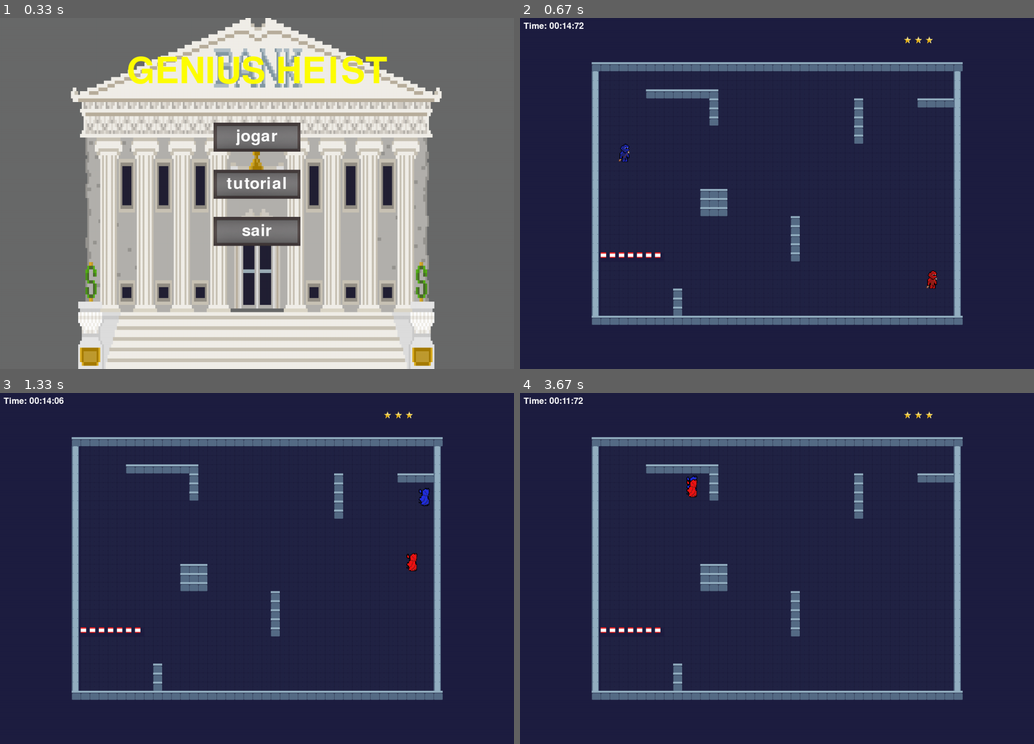
Above: before the commit, frames 1-4 (two rows, left to right).
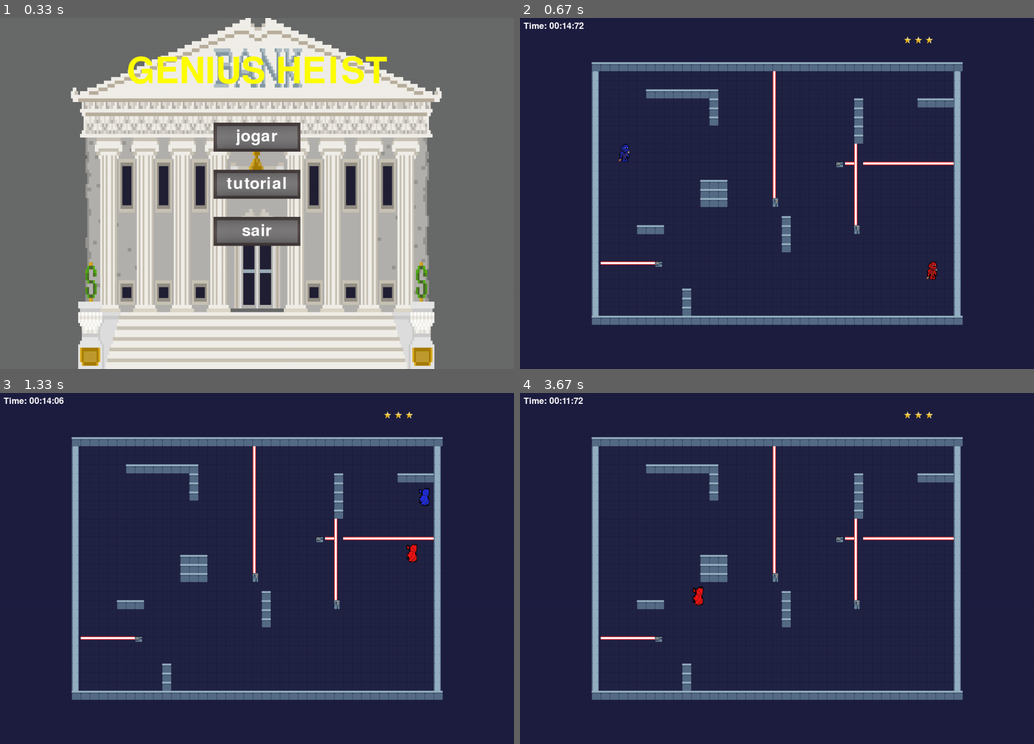
Above: after the commit, the same moments.

Repository: insper-classroom/devlife-23-1-projeto-pygame-gustavoc_sarti
Game: pygame game, started from main.py
The game is run twice, just before and just after one commit, with the same random seed, the same clock (stepped at 60 frames per second) and the same inputs.
Inputs (mouse positions are in pixels of both pictures, inside the frame that each line leads up to):
- Up to frame 1 (0.33 s): no input
- Up to frame 2 (0.67 s): click "jogar" at 0.38 s
- Up to frame 3 (1.33 s): hold Right 0.67-1.13 s; move the mouse to (236, 582) at 0.7 s; hold Up from 1.17 s (still down); hold W from 1.17 s (still down)
- Up to frame 4 (3.67 s): release Up at 1.47 s; release W at 1.47 s; hold Right 1.5-1.97 s; hold D 1.5-1.97 s; hold Left 2-2.53 s; hold A 2-2.53 s; hold Down 2.57-2.87 s; hold S 2.57-2.87 s; hold Left 2.9-3.3 s; hold A 2.9-3.3 s; hold Up from 3.33 s (still down); hold W from 3.33 s (still down)

Frame 1 is identical in both runs. In frame 2, 2.2% of the frame differs, in the area x 15-85%, y 15-85%; in frame 3, 2.2%; in frame 4, 2.3%.

Commit message:
lasers orientados

Diff:
--- a/config.py
+++ b/config.py
@@ -15,32 +15,32 @@
 
 MAP = [
     ['X','X','X','X','X','X','X','X','X','X','X','X','X','X','X','X','X','X','X','X','X','X','X','X','X','X','X','X','X','X','X','X','X','X','X','X','X','X','X','X','X'],
+    ['S',' ',' ',' ',' ',' ',' ',' ',' ',' ',' ',' ',' ',' ',' ',' ',' ',' ',' ',' ','I',' ',' ',' ',' ',' ',' ',' ',' ',' ',' ',' ',' ',' ',' ',' ',' ',' ',' ',' ','S'],
+    ['S',' ',' ',' ',' ',' ',' ',' ',' ',' ',' ',' ',' ',' ',' ',' ',' ',' ',' ',' ','I',' ',' ',' ',' ',' ',' ',' ',' ',' ',' ',' ',' ',' ',' ',' ',' ',' ',' ',' ','S'],
+    ['S',' ',' ',' ',' ',' ','X','X','X','X','X','X','X','X',' ',' ',' ',' ',' ',' ','I',' ',' ',' ',' ',' ',' ',' ',' ',' ',' ',' ',' ',' ',' ',' ',' ',' ',' ',' ','S'],
+    ['S',' ',' ',' ',' ',' ',' ',' ',' ',' ',' ',' ',' ','X',' ',' ',' ',' ',' ',' ','I',' ',' ',' ',' ',' ',' ',' ',' ','X',' ',' ',' ',' ',' ',' ','X','X','X','X','S'],
+    ['S',' ',' ',' ',' ',' ',' ',' ',' ',' ',' ',' ',' ','X',' ',' ',' ',' ',' ',' ','I',' ',' ',' ',' ',' ',' ',' ',' ','X',' ',' ',' ',' ',' ',' ',' ',' ',' ',' ','S'],
+    ['S',' ',' ',' ',' ',' ',' ',' ',' ',' ',' ',' ',' ','X',' ',' ',' ',' ',' ',' ','I',' ',' ',' ',' ',' ',' ',' ',' ','X',' ',' ',' ',' ',' ',' ',' ',' ',' ',' ','S'],
+    ['S',' ',' ',' ',' ',' ',' ',' ',' ',' ',' ',' ',' ',' ',' ',' ',' ',' ',' ',' ','I',' ',' ',' ',' ',' ',' ',' ',' ','X',' ',' ',' ',' ',' ',' ',' ',' ',' ',' ','S'],
+    ['S',' ',' ',' ',' ',' ',' ',' ',' ',' ',' ',' ',' ',' ',' ',' ',' ',' ',' ',' ','I',' ',' ',' ',' ',' ',' ',' ',' ','X',' ',' ',' ',' ',' ',' ',' ',' ',' ',' ','S'],
+    ['S',' ',' ','1',' ',' ',' ',' ',' ',' ',' ',' ',' ',' ',' ',' ',' ',' ',' ',' ','I',' ',' ',' ',' ',' ',' ',' ',' ','I',' ',' ',' ',' ',' ',' ',' ',' ',' ',' ','S'],
+    ['S',' ',' ',' ',' ',' ',' ',' ',' ',' ',' ',' ',' ',' ',' ',' ',' ',' ',' ',' ','I',' ',' ',' ',' ',' ',' ',' ',' ','I',' ',' ',' ',' ',' ',' ',' ',' ',' ',' ','S'],
+    ['S',' ',' ',' ',' ',' ',' ',' ',' ',' ',' ',' ',' ',' ',' ',' ',' ',' ',' ',' ','I',' ',' ',' ',' ',' ',' ','8','-','I','-','-','-','-','-','-','-','-','-','-','S'],
+    ['S',' ',' ',' ',' ',' ',' ',' ',' ',' ',' ',' ',' ',' ',' ',' ',' ',' ',' ',' ','I',' ',' ',' ',' ',' ',' ',' ',' ','I',' ',' ',' ',' ',' ',' ',' ',' ',' ',' ','S'],
+    ['S',' ',' ',' ',' ',' ',' ',' ',' ',' ',' ',' ','X','X','X',' ',' ',' ',' ',' ','I',' ',' ',' ',' ',' ',' ',' ',' ','I',' ',' ',' ',' ',' ',' ',' ',' ',' ',' ','S'],
+    ['S',' ',' ',' ',' ',' ',' ',' ',' ',' ',' ',' ','X','X','X',' ',' ',' ',' ',' ','I',' ',' ',' ',' ',' ',' ',' ',' ','I',' ',' ',' ',' ',' ',' ',' ',' ',' ',' ','S'],
+    ['S',' ',' ',' ',' ',' ',' ',' ',' ',' ',' ',' ','X','X','X',' ',' ',' ',' ',' ','L',' ',' ',' ',' ',' ',' ',' ',' ','I',' ',' ',' ',' ',' ',' ',' ',' ',' ',' ','S'],
+    ['S',' ',' ',' ',' ',' ',' ',' ',' ',' ',' ',' ',' ',' ',' ',' ',' ',' ',' ',' ',' ',' ',' ',' ',' ',' ',' ',' ',' ','I',' ',' ',' ',' ',' ',' ',' ',' ',' ',' ','S'],
+    ['S',' ',' ',' ',' ',' ',' ',' ',' ',' ',' ',' ',' ',' ',' ',' ',' ',' ',' ',' ',' ','X',' ',' ',' ',' ',' ',' ',' ','I',' ',' ',' ',' ',' ',' ',' ',' ',' ',' ','S'],
+    ['S',' ',' ',' ',' ','X','X','X',' ',' ',' ',' ',' ',' ',' ',' ',' ',' ',' ',' ',' ','X',' ',' ',' ',' ',' ',' ',' ','L',' ',' ',' ',' ',' ',' ',' ',' ',' ',' ','S'],
+    ['S',' ',' ',' ',' ',' ',' ',' ',' ',' ',' ',' ',' ',' ',' ',' ',' ',' ',' ',' ',' ','X',' ',' ',' ',' ',' ',' ',' ',' ',' ',' ',' ',' ',' ',' ',' ',' ',' ',' ','S'],
+    ['S',' ',' ',' ',' ',' ',' ',' ',' ',' ',' ',' ',' ',' ',' ',' ',' ',' ',' ',' ',' ','X',' ',' ',' ',' ',' ',' ',' ',' ',' ',' ',' ',' ',' ',' ',' ',' ',' ',' ','S'],
+    ['S',' ',' ',' ',' ',' ',' ',' ',' ',' ',' ',' ',' ',' ',' ',' ',' ',' ',' ',' ',' ',' ',' ',' ',' ',' ',' ',' ',' ',' ',' ',' ',' ',' ',' ',' ',' ',' ',' ',' ','S'],
+    ['S','-','-','-','-','-','-','8',' ',' ',' ',' ',' ',' ',' ',' ',' ',' ',' ',' ',' ',' ',' ',' ',' ',' ',' ',' ',' ',' ',' ',' ',' ',' ',' ',' ',' ','2',' ',' ','S'],
     ['S',' ',' ',' ',' ',' ',' ',' ',' ',' ',' ',' ',' ',' ',' ',' ',' ',' ',' ',' ',' ',' ',' ',' ',' ',' ',' ',' ',' ',' ',' ',' ',' ',' ',' ',' ',' ',' ',' ',' ','S'],
     ['S',' ',' ',' ',' ',' ',' ',' ',' ',' ',' ',' ',' ',' ',' ',' ',' ',' ',' ',' ',' ',' ',' ',' ',' ',' ',' ',' ',' ',' ',' ',' ',' ',' ',' ',' ',' ',' ',' ',' ','S'],
-    ['S',' ',' ',' ',' ',' ','X','X','X','X','X','X','X','X',' ',' ',' ',' ',' ',' ',' ',' ',' ',' ',' ',' ',' ',' ',' ',' ',' ',' ',' ',' ',' ',' ',' ',' ',' ',' ','S'],
-    ['S',' ',' ',' ',' ',' ',' ',' ',' ',' ',' ',' ',' ','X',' ',' ',' ',' ',' ',' ',' ',' ',' ',' ',' ',' ',' ',' ',' ','X',' ',' ',' ',' ',' ',' ','X','X','X','X','S'],
-    ['S',' ',' ',' ',' ',' ',' ',' ',' ',' ',' ',' ',' ','X',' ',' ',' ',' ',' ',' ',' ',' ',' ',' ',' ',' ',' ',' ',' ','X',' ',' ',' ',' ',' ',' ',' ',' ',' ',' ','S'],
-    ['S',' ',' ',' ',' ',' ',' ',' ',' ',' ',' ',' ',' ','X',' ',' ',' ',' ',' ',' ',' ',' ',' ',' ',' ',' ',' ',' ',' ','X',' ',' ',' ',' ',' ',' ',' ',' ',' ',' ','S'],
-    ['S',' ',' ',' ',' ',' ',' ',' ',' ',' ',' ',' ',' ',' ',' ',' ',' ',' ',' ',' ',' ',' ',' ',' ',' ',' ',' ',' ',' ','X',' ',' ',' ',' ',' ',' ',' ',' ',' ',' ','S'],
-    ['S',' ',' ',' ',' ',' ',' ',' ',' ',' ',' ',' ',' ',' ',' ',' ',' ',' ',' ',' ',' ',' ',' ',' ',' ',' ',' ',' ',' ','X',' ',' ',' ',' ',' ',' ',' ',' ',' ',' ','S'],
-    ['S',' ',' ','1',' ',' ',' ',' ',' ',' ',' ',' ',' ',' ',' ',' ',' ',' ',' ',' ',' ',' ',' ',' ',' ',' ',' ',' ',' ',' ',' ',' ',' ',' ',' ',' ',' ',' ',' ',' ','S'],
-    ['S',' ',' ',' ',' ',' ',' ',' ',' ',' ',' ',' ',' ',' ',' ',' ',' ',' ',' ',' ',' ',' ',' ',' ',' ',' ',' ',' ',' ',' ',' ',' ',' ',' ',' ',' ',' ',' ',' ',' ','S'],
-    ['S',' ',' ',' ',' ',' ',' ',' ',' ',' ',' ',' ',' ',' ',' ',' ',' ',' ',' ',' ',' ',' ',' ',' ',' ',' ',' ',' ',' ',' ',' ',' ',' ',' ',' ',' ',' ',' ',' ',' ','S'],
-    ['S',' ',' ',' ',' ',' ',' ',' ',' ',' ',' ',' ',' ',' ',' ',' ',' ',' ',' ',' ',' ',' ',' ',' ',' ',' ',' ',' ',' ',' ',' ',' ',' ',' ',' ',' ',' ',' ',' ',' ','S'],
-    ['S',' ',' ',' ',' ',' ',' ',' ',' ',' ',' ',' ',' ',' ',' ',' ',' ',' ',' ',' ',' ',' ',' ',' ',' ',' ',' ',' ',' ',' ',' ',' ',' ',' ',' ',' ',' ',' ',' ',' ','S'],
-    ['S',' ',' ',' ',' ',' ',' ',' ',' ',' ',' ',' ','X','X','X',' ',' ',' ',' ',' ',' ',' ',' ',' ',' ',' ',' ',' ',' ',' ',' ',' ',' ',' ',' ',' ',' ',' ',' ',' ','S'],
-    ['S',' ',' ',' ',' ',' ',' ',' ',' ',' ',' ',' ','X','X','X',' ',' ',' ',' ',' ',' ',' ',' ',' ',' ',' ',' ',' ',' ',' ',' ',' ',' ',' ',' ',' ',' ',' ',' ',' ','S'],
-    ['S',' ',' ',' ',' ',' ',' ',' ',' ',' ',' ',' ','X','X','X',' ',' ',' ',' ',' ',' ',' ',' ',' ',' ',' ',' ',' ',' ',' ',' ',' ',' ',' ',' ',' ',' ',' ',' ',' ','S'],
-    ['S',' ',' ',' ',' ',' ',' ',' ',' ',' ',' ',' ',' ',' ',' ',' ',' ',' ',' ',' ',' ',' ','X',' ',' ',' ',' ',' ',' ',' ',' ',' ',' ',' ',' ',' ',' ',' ',' ',' ','S'],
-    ['S',' ',' ',' ',' ',' ',' ',' ',' ',' ',' ',' ',' ',' ',' ',' ',' ',' ',' ',' ',' ',' ','X',' ',' ',' ',' ',' ',' ',' ',' ',' ',' ',' ',' ',' ',' ',' ',' ',' ','S'],
-    ['S',' ',' ',' ',' ',' ',' ',' ',' ',' ',' ',' ',' ',' ',' ',' ',' ',' ',' ',' ',' ',' ','X',' ',' ',' ',' ',' ',' ',' ',' ',' ',' ',' ',' ',' ',' ',' ',' ',' ','S'],
-    ['S',' ',' ',' ',' ',' ',' ',' ',' ',' ',' ',' ',' ',' ',' ',' ',' ',' ',' ',' ',' ',' ','X',' ',' ',' ',' ',' ',' ',' ',' ',' ',' ',' ',' ',' ',' ',' ',' ',' ','S'],
-    ['S','-','-','-','-','-','-','-',' ',' ',' ',' ',' ',' ',' ',' ',' ',' ',' ',' ',' ',' ','X',' ',' ',' ',' ',' ',' ',' ',' ',' ',' ',' ',' ',' ',' ',' ',' ',' ','S'],
-    ['S',' ',' ',' ',' ',' ',' ',' ',' ',' ',' ',' ',' ',' ',' ',' ',' ',' ',' ',' ',' ',' ',' ',' ',' ',' ',' ',' ',' ',' ',' ',' ',' ',' ',' ',' ',' ',' ',' ',' ','S'],
-    ['S',' ',' ',' ',' ',' ',' ',' ',' ',' ',' ',' ',' ',' ',' ',' ',' ',' ',' ',' ',' ',' ',' ',' ',' ',' ',' ',' ',' ',' ',' ',' ',' ',' ',' ',' ',' ','2',' ',' ','S'],
-    ['S',' ',' ',' ',' ',' ',' ',' ',' ',' ',' ',' ',' ',' ',' ',' ',' ',' ',' ',' ',' ',' ',' ',' ',' ',' ',' ',' ',' ',' ',' ',' ',' ',' ',' ',' ',' ',' ',' ',' ','S'],
-    ['S',' ',' ',' ',' ',' ',' ',' ',' ','X',' ',' ',' ',' ',' ',' ',' ',' ',' ',' ',' ',' ',' ',' ',' ',' ',' ',' ',' ',' ',' ',' ',' ',' ',' ',' ',' ',' ',' ',' ','S'],
-    ['S',' ',' ',' ',' ',' ',' ',' ',' ','X',' ',' ',' ',' ',' ',' ',' ',' ',' ',' ',' ',' ',' ',' ',' ',' ',' ',' ',' ',' ',' ',' ',' ',' ',' ',' ',' ',' ',' ',' ','S'],
-    ['S',' ',' ',' ',' ',' ',' ',' ',' ','X',' ',' ',' ',' ',' ',' ',' ',' ',' ',' ',' ',' ',' ',' ',' ',' ',' ',' ',' ',' ',' ',' ',' ',' ',' ',' ',' ',' ',' ',' ','S'],
+    ['S',' ',' ',' ',' ',' ',' ',' ',' ',' ','X',' ',' ',' ',' ',' ',' ',' ',' ',' ',' ',' ',' ',' ',' ',' ',' ',' ',' ',' ',' ',' ',' ',' ',' ',' ',' ',' ',' ',' ','S'],
+    ['S',' ',' ',' ',' ',' ',' ',' ',' ',' ','X',' ',' ',' ',' ',' ',' ',' ',' ',' ',' ',' ',' ',' ',' ',' ',' ',' ',' ',' ',' ',' ',' ',' ',' ',' ',' ',' ',' ',' ','S'],
+    ['S',' ',' ',' ',' ',' ',' ',' ',' ',' ','X',' ',' ',' ',' ',' ',' ',' ',' ',' ',' ',' ',' ',' ',' ',' ',' ',' ',' ',' ',' ',' ',' ',' ',' ',' ',' ',' ',' ',' ','S'],
     ['X','X','X','X','X','X','X','X','X','X','X','X','X','X','X','X','X','X','X','X','X','X','X','X','X','X','X','X','X','X','X','X','X','X','X','X','X','X','X','X','X']
 ]
--- a/game.py
+++ b/game.py
@@ -64,16 +64,20 @@
                     Wall((x, y), self.walls)
                 if column == 'S':
                     SideWall((x, y), self.walls)
-                if column == ' ':
+                if column == ' ' or column == '1' or column == '-' or column == '8' or column == 'I' or column == 'L' or column == '2':
                     Floor((x, y), self.sprites)
                 if column == '1':
-                    Floor((x, y), self.sprites)
                     self.player1 = Player1((x, y), self.players)
                 if column == '2':
-                    Floor((x, y), self.sprites)
                     self.player2 = Player2((x, y), self.players)
                 if column == '-':
-                    Laser((x, y), self.sprites)
+                    Laser_x((x, y), self.sprites)
+                if column == '8':
+                    Gun_x((x, y), self.sprites)
+                if column == 'I':
+                    Laser_y((x, y), self.sprites)
+                if column == 'L':
+                    Gun_y((x, y), self.sprites)
 
     def desenha(self):
         self.window.fill((30,30,65))
--- a/sprites/map_content.py
+++ b/sprites/map_content.py
@@ -23,9 +23,30 @@
         self.image.set_alpha(50)
         self.rect = self.image.get_rect(topleft=position)
 
-class Laser(pygame.sprite.Sprite):
+class Laser_x(pygame.sprite.Sprite):
     def __init__(self, position, group):
         super().__init__(group)
-        self.image = pygame.image.load('assets/images/map_textures/laser.png')
-        self.image = pygame.transform.scale(self.image, (15,15)).convert_alpha()
+        self.image = pygame.image.load('assets/images/map_textures/laser-x.png')
+        self.image = pygame.transform.scale(self.image, (25,9)).convert_alpha()
         self.rect = self.image.get_rect(topleft=position)
+
+class Gun_x(pygame.sprite.Sprite):
+    def __init__(self, position, group):
+        super().__init__(group)
+        self.image = pygame.image.load('assets/images/map_textures/laser-gun-x.png')
+        self.image = pygame.transform.scale(self.image, (20,15)).convert_alpha()
+        self.rect = self.image.get_rect(topleft=position)
+
+class Laser_y(pygame.sprite.Sprite):
+    def __init__(self, position, group):
+        super().__init__(group)
+        self.image = pygame.image.load('assets/images/map_textures/laser-y.png')
+        self.image = pygame.transform.scale(self.image, (9,25)).convert_alpha()
+        self.rect = self.image.get_rect(topleft=position)
+
+class Gun_y(pygame.sprite.Sprite):
+    def __init__(self, position, group):
+        super().__init__(group)
+        self.image = pygame.image.load('assets/images/map_textures/laser-gun-y.png')
+        self.image = pygame.transform.scale(self.image, (15,25)).convert_alpha()
+        self.rect = self.image.get_rect(topleft=position)
Binary file added: assets/images/map_textures/laser-gun-x.png
Binary file added: assets/images/map_textures/laser-gun-y.png
Renamed: assets/images/map_textures/laser.png -> assets/images/map_textures/laser-x.png
Binary file added: assets/images/map_textures/laser-y.png
Binary file removed: assets/images/map_textures/listrado.png
Binary file removed: assets/images/map_textures/parede.png
